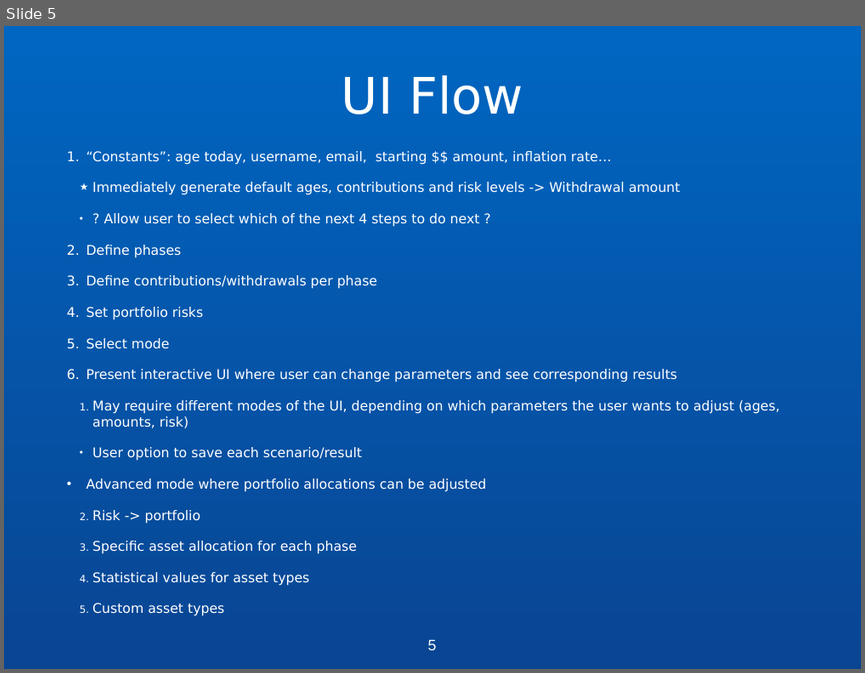
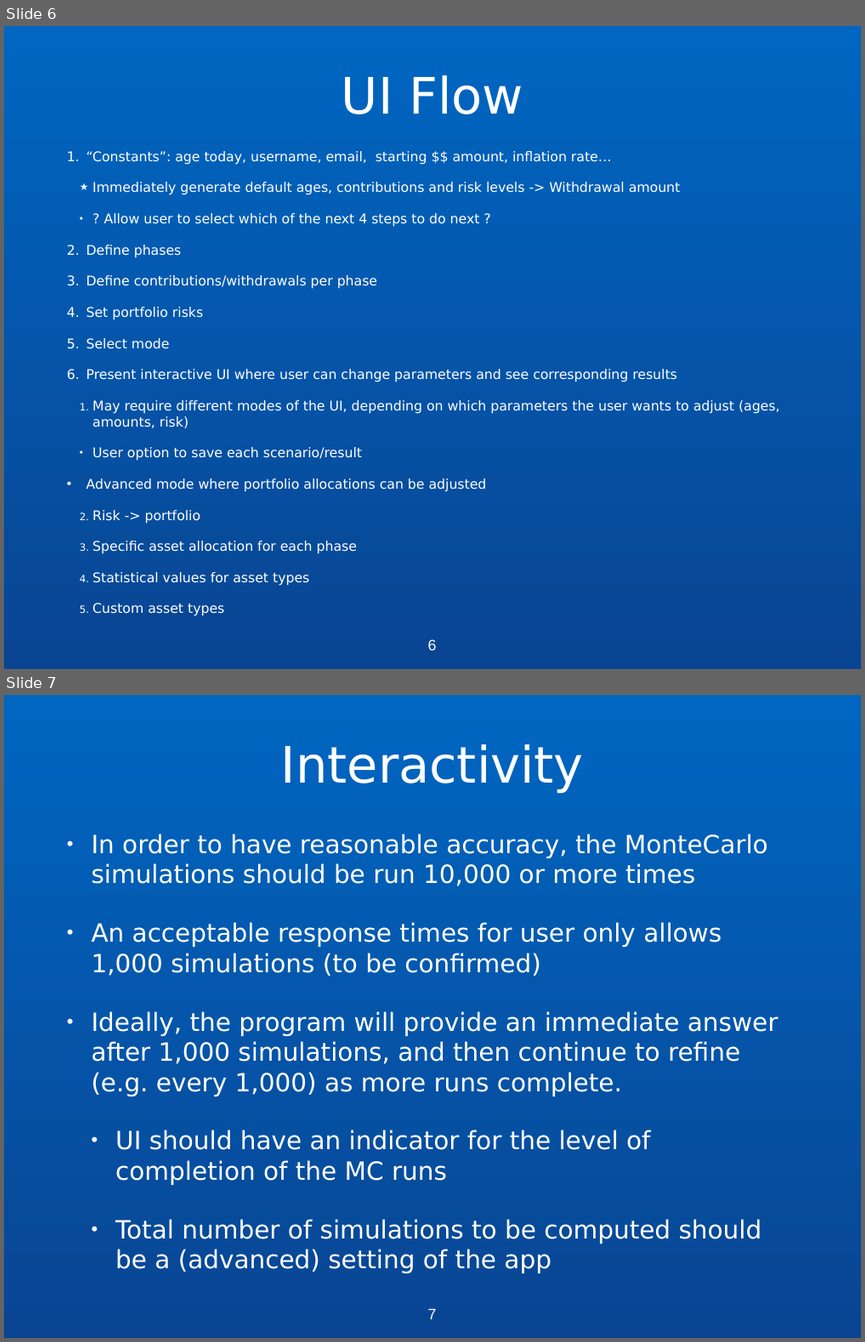
Before and after one commit to nfraenkel/Peace-of-Mind, a slide deck: Core Visual.ppt. Shown one above the other, each under a label of ours: slide 5 before the commit, slides 6 and 7 after it. The pictures are 865x673 and 865x1342 pixels, drawn with LibreOffice and Linux fonts; fonts in the diff are those of the drawing. Boxes give left, top, right and bottom in pixels: in the first picture for what was removed or moved away, otherwise in the second. Text is boxed around its words. In the diff, an @@ line names an element or a change of style, - is before the commit and + after.

Commit message:
Refinement on the prezo - newfinplan is work in progress - do not use

```diff
--- a/Core Visual.ppt
+++ b/Core Visual.ppt
@@ slide 7 added at bbox=[4, 695, 861, 1338], background gradient #0066C1 to #094593 @@
@@ title added at bbox=[281, 744, 584, 794], 60 pt, text #FFFFFF @@
+Interactivity
@@ text added at bbox=[92, 834, 778, 1273], 30 pt, text #FFFFFF @@
+• In order to have reasonable accuracy, the MonteCarlo simulations should be run 10,000 or more times
+• An acceptable response times for user only allows 1,000 simulations (to be confirmed)
+• Ideally, the program will provide an immediate answer after 1,000 simulations, and then continue to refine (e.g. every 1,000) as more runs complete.
+  • UI should have an indicator for the level of completion of the MC runs
+  • Total number of simulations to be computed should be a (advanced) setting of the app
@@ page number added at bbox=[424, 1304, 440, 1329], 18 pt, text #FFFFFF @@
+7
@@ what was slide 5 is now slide 6 @@
@@ page number at bbox=[428, 639, 437, 650]: text changed @@
-5
+6
```
Also in this commit, not shown: 1 slide changed, 1 other slide added, 5 other files.
